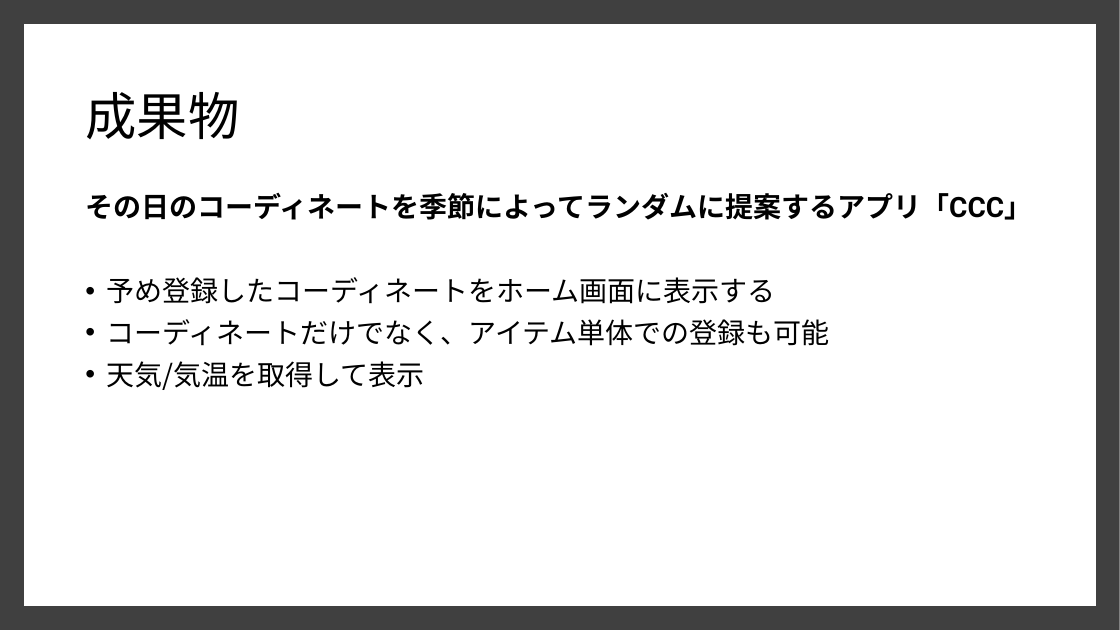
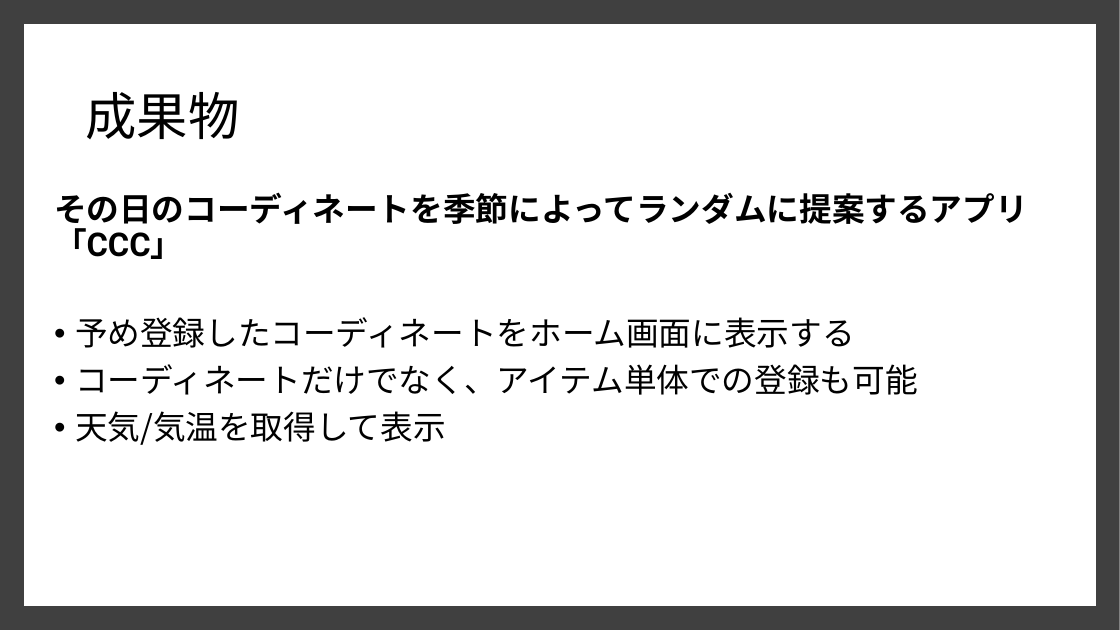
Before and after one commit to dojo2022/E-4, a slide deck: slide 6 of E4_配布資料/研修結果発表パワーポイント.pptx. Drawn at 1120x630 pixels with LibreOffice and Linux fonts; fonts in the diff are those of the drawing. Boxes give left, top, right and bottom in pixels: in the first picture for what was removed or moved away, otherwise in the second. Text is boxed around its words. In the diff, an @@ line names an element or a change of style, - is before the commit and + after.

```diff
--- a/E4_配布資料/研修結果発表パワーポイント.pptx
+++ b/E4_配布資料/研修結果発表パワーポイント.pptx
@@ text "その日のコーディネートを季節によってランダムに提案するアプリ「CCC」": place and size @@
-text "その日のコーディネートを季節によってランダムに提案するアプリ「CCC」" at box(85, 193, 1032, 390)
+text "その日のコーディネートを季節によってランダムに提案するアプリ「CCC」" at box(54, 192, 1028, 445)
@@ text "その日のコーディネートを季節によってランダムに提案するアプリ「CCC」" at box(54, 192, 1028, 445): size 24 to 28 pt @@
```
Also in this commit, not shown: 5 other slides changed.
